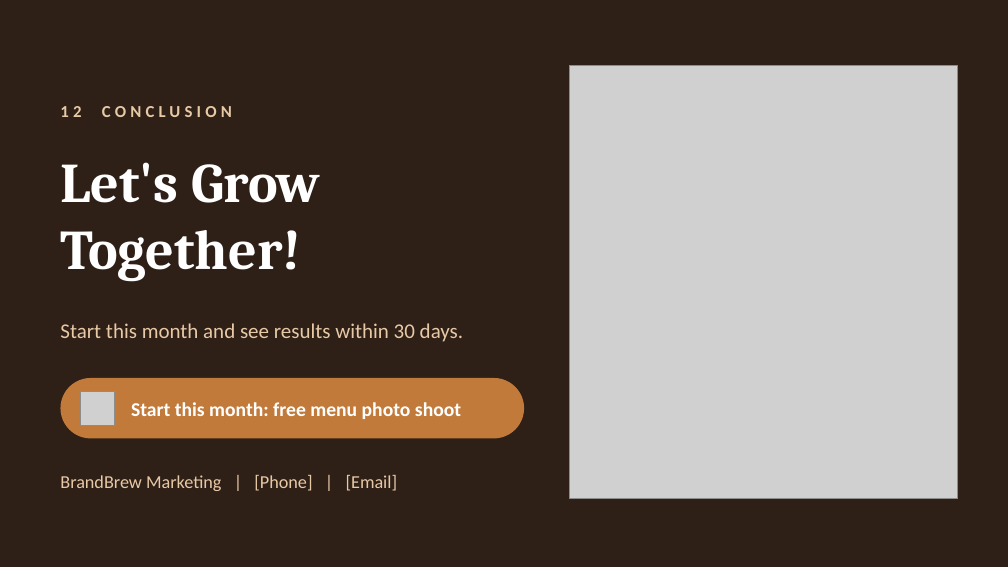
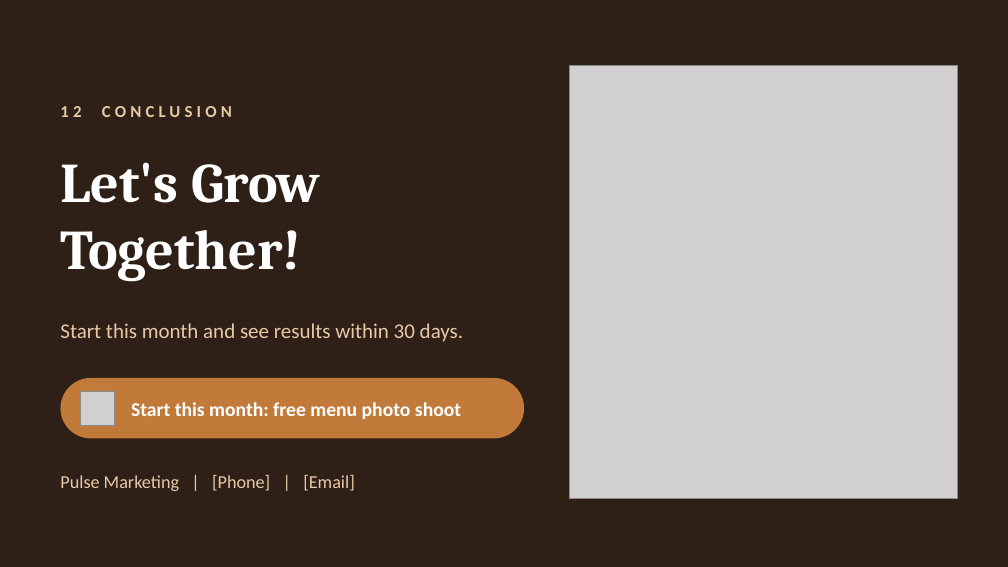
Before and after one commit to RahmaOshba/RahmaOshba, a slide deck: slide 13 of Cafe_Marketing_Proposal.pptx. Drawn at 1008x567 pixels with LibreOffice and Linux fonts; fonts in the diff are those of the drawing; grey boxes stand for pictures. Boxes give left, top, right and bottom in pixels: in the first picture for what was removed or moved away, otherwise in the second. Text is boxed around its words. In the diff, an @@ line names an element or a change of style, - is before the commit and + after.

```diff
--- a/Cafe_Marketing_Proposal.pptx
+++ b/Cafe_Marketing_Proposal.pptx
@@ text at [60, 475, 355, 491]: text changed @@
-BrandBrew Marketing | [Phone] | [Email]
+Pulse Marketing | [Phone] | [Email]
```
Also in this commit, not shown: 12 other slides changed.
